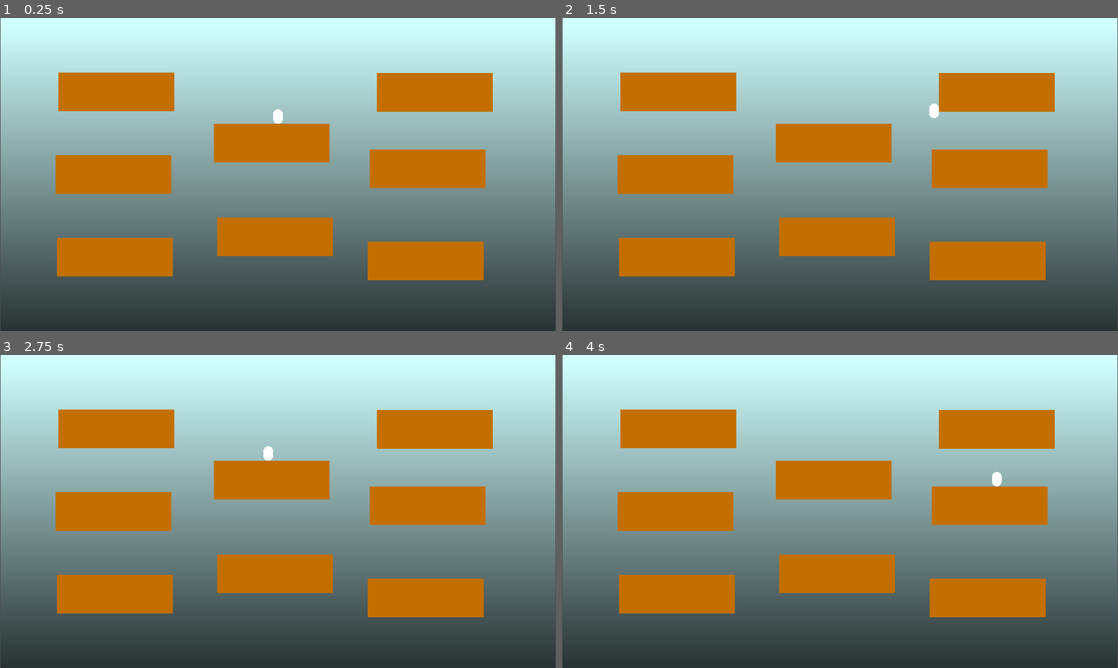
Above: before the commit, frames 1-4 (two rows, left to right).
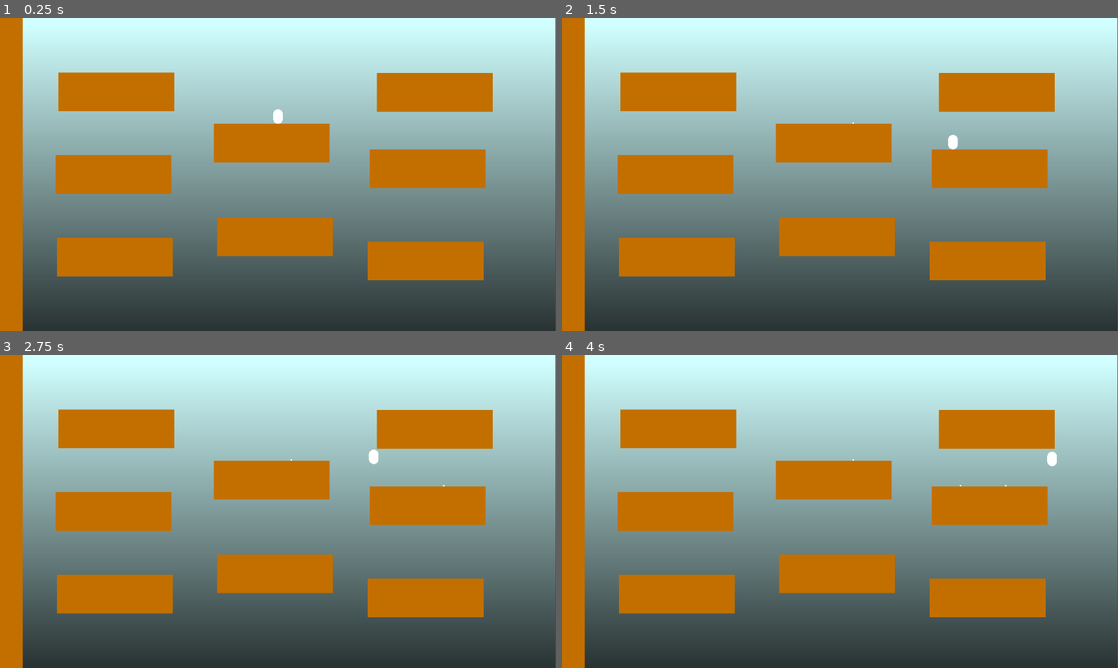
Above: after the commit, the same moments.

Repository: JoshuaHerring/Exodus-Project
Game: Godot game, scene res://scenes/main.tscn
The game is run twice, just before and just after one commit, with the same random seed, the same clock (stepped at 60 frames per second) and the same inputs.
Inputs (mouse positions are in pixels of both pictures, inside the frame that each line leads up to):
- Up to frame 1 (0.25 s): no input
- Up to frame 2 (1.5 s): tap Enter at 0.5 s; move the mouse to (962, 158) at 0.52 s; hold D (right) from 0.53 s (still down); click (962, 158) at 0.6 s; tap Space (jump) at 0.77, 1.07 s; right-click (962, 158) at 0.8 s; move the mouse to (728, 190) at 1.27 s; right-click (728, 190) at 1.35 s
- Up to frame 3 (2.75 s): tap Space (jump) at 1.52, 1.55, 1.82 s; move the mouse to (333, 442) at 2.02 s; release D (right) at 2.03 s; hold A (left) from 2.03 s (still down); hold Space (jump) from 2.03 s (still down); click (333, 442) at 2.3 s
- Up to frame 4 (4 s): move the mouse to (812, 574) at 2.77 s; release A (left) at 2.78 s; release Space (jump) at 2.78 s; hold D (right) from 2.78 s (still down); click (812, 574) at 2.85 s; tap Space (jump) at 3.02, 3.32 s; right-click (812, 574) at 3.05 s; move the mouse to (1006, 558) at 3.52 s; hold Space (jump) from 3.53 s (still down); right-click (1006, 558) at 3.6 s

The runs differ from the first frame. In frame 1, 4.1% of the frame differs, in the area x 0-5%, y 0-100%; in frame 2, 4.3%, in the area x 0-72%, y 0-100%; in frame 3, 4.3%; in frame 4, 4.3%.

Commit message:
added testbullets, improved user physics, enhanced resetArea

Diff:
--- a/project.godot
+++ b/project.godot
@@ -33,7 +33,7 @@
 }
 fire={
 "deadzone": 0.5,
-"events": [Object(InputEventMouseButton,"resource_local_to_s …(202 unchanged characters)… ctor2(0, 0),"factor":1.0,"button_index":2,"canceled":false,"pressed":false,"double_click":false,"script":null)
+"events": [Object(InputEventMouseButton,"resource_local_to_s …(202 unchanged characters)… ctor2(0, 0),"factor":1.0,"button_index":1,"canceled":false,"pressed":false,"double_click":false,"script":null)
 ]
 }
 jump={
--- a/scenes/main.tscn
+++ b/scenes/main.tscn
@@ -225,6 +225,31 @@
 size_flags_vertical = 4
 color = Color(0.763146, 0.436291, 3.85046e-07, 1)
 
+[node name="Temp Platform9" type="StaticBody2D" parent="foreGround"]
+position = Vector2(-569, -15)
+rotation = 1.5708
+scale = Vector2(6, 2)
+metadata/_edit_group_ = true
+
+[node name="CollisionShape2D" type="CollisionShape2D" parent="foreGround/Temp Platform9"]
+shape = SubResource("RectangleShape2D_txyva")
+
+[node name="ColorRect" type="ColorRect" parent="foreGround/Temp Platform9"]
+anchors_preset = 8
+anchor_left = 0.5
+anchor_top = 0.5
+anchor_right = 0.5
+anchor_bottom = 0.5
+offset_left = -60.0
+offset_top = -20.0
+offset_right = 60.0
+offset_bottom = 20.0
+grow_horizontal = 2
+grow_vertical = 2
+size_flags_horizontal = 4
+size_flags_vertical = 4
+color = Color(0.763146, 0.436291, 3.85046e-07, 1)
+
 [node name="Player" parent="." instance=ExtResource("1_24j1h")]
 position = Vector2(0, -136)
 metadata/_edit_group_ = true
--- a/scenes/player.tscn
+++ b/scenes/player.tscn
@@ -8,7 +8,7 @@
 radius = 10.0
 height = 30.0
 
-[node name="Player" type="CharacterBody2D"]
+[node name="Player" type="CharacterBody2D" groups=["player"]]
 script = ExtResource("1_uj3tq")
 
 [node name="CollisionShape2D" type="CollisionShape2D" parent="."]
--- /dev/null
+++ b/scenes/test_bullet.tscn
@@ -0,0 +1,17 @@
+[gd_scene load_steps=3 format=3 uid="uid://c7cn6kybht78s"]
+
+[ext_resource type="Script" path="res://scripts/test_bullet.gd" id="1_kisun"]
+
+[sub_resource type="CircleShape2D" id="CircleShape2D_3k3gp"]
+radius = 2.0
+
+[node name="testBullet" type="RigidBody2D" groups=["projectile"]]
+script = ExtResource("1_kisun")
+
+[node name="CollisionShape2D" type="CollisionShape2D" parent="."]
+position = Vector2(1.5, 1.5)
+shape = SubResource("CircleShape2D_3k3gp")
+
+[node name="ColorRect" type="ColorRect" parent="."]
+offset_right = 3.0
+offset_bottom = 3.0
--- a/scripts/player.gd
+++ b/scripts/player.gd
@@ -3,34 +3,63 @@
 
 const SPEED = 300.0
 const JUMP_VELOCITY = -500.0
+const TERMINAL_VELOCITY = 600
+const GRAVITY = 2000
+const WALL_SLIDE_VELOCITY = 200
+const TEST_BULLET = preload("res://scenes/test_bullet.tscn")
+
+# DIVIDE THE LOGIC UP INTO FUNCTIONS AND ABSTRACT
+func _physics_process(delta):
+	movement(delta)
+	shoot()
+	move_and_slide()
 
 
-func _physics_process(delta):
-	# Add the gravity.
-	if not is_on_floor() and velocity.y <= 800:
+func shoot():
+	if Input.is_action_just_pressed("fire"):
+		print('bang')
+		var bulleteInstance = TEST_BULLET.instantiate()
+		bulleteInstance.position = position
+		get_parent().add_child(bulleteInstance)
+
+func gravity(delta):
+	# Handle gravity
+	if not is_on_floor() and velocity.y <= TERMINAL_VELOCITY:
+		# Handle wall slide
 		if is_on_wall() and velocity.y >= 0:
-			velocity.y = 100
+			velocity.y = move_toward(velocity.y, WALL_SLIDE_VELOCITY, SPEED)
 		else:
-			velocity.y += 2000 * delta
+			velocity.y += GRAVITY * delta
 
+func jump():
 	# Handle jump.
-	if Input.is_action_just_pressed("jump") and is_on_floor():
+	if Input.is_action_pressed("jump") and is_on_floor():
 		velocity.y = JUMP_VELOCITY
 
+func wallJump():
+	# Handle wall jump logic
+	if Input.is_action_just_pressed("jump") and is_on_wall():
+		var collsion = get_slide_collision(0)
+		velocity.x = collsion.get_normal().x * SPEED * 2
+		velocity.y = JUMP_VELOCITY * .8
 
+
+func move():
 	# Get the input direction and handle the movement/deceleration.
-	# As good practice, you should replace UI actions with custom gameplay actions.
 	var direction = Input.get_axis("left", "right")
 	if direction:
-		velocity.x = direction * SPEED
+		velocity.x = move_toward(velocity.x, direction * SPEED, SPEED / 2)
 	else:
 		velocity.x = move_toward(velocity.x, 0, SPEED)
 
-	# Handle wall jump logic
-	if Input.is_action_just_pressed("jump") and is_on_wall():
-		var collsion = get_slide_collision(0)
-		var test = collsion.get_normal().x * SPEED * 2
-		velocity.x = test
-		velocity.y = JUMP_VELOCITY * .7
+func terminalVelocity():
+	# Prevent the player from exceding terminal velocity
+	if velocity.y > TERMINAL_VELOCITY:
+		velocity.y = TERMINAL_VELOCITY
 
-	move_and_slide()
+func movement(delta):
+	gravity(delta)
+	jump()
+	move()
+	wallJump()
+	terminalVelocity()
--- a/scripts/reset_area.gd
+++ b/scripts/reset_area.gd
@@ -12,4 +12,14 @@
 
 
 func _on_body_entered(body):
-	get_tree().reload_current_scene()
+	checkForPlayer(body)
+	checkForProjectile(body)
+
+
+func checkForPlayer(body):
+	if body.is_in_group("player"):
+		get_tree().reload_current_scene()
+
+func checkForProjectile(body):
+	if body.is_in_group('projectile'):
+		body.queue_free()
--- /dev/null
+++ b/scripts/test_bullet.gd
@@ -0,0 +1,13 @@
+extends RigidBody2D
+
+var lifespan = 5
+# Called when the node enters the scene tree for the first time.
+func _ready():
+	pass # Replace with function body.
+
+
+# Called every frame. 'delta' is the elapsed time since the previous frame.
+func _process(delta):
+	if(lifespan < 0):
+		queue_free()
+	lifespan -= delta
